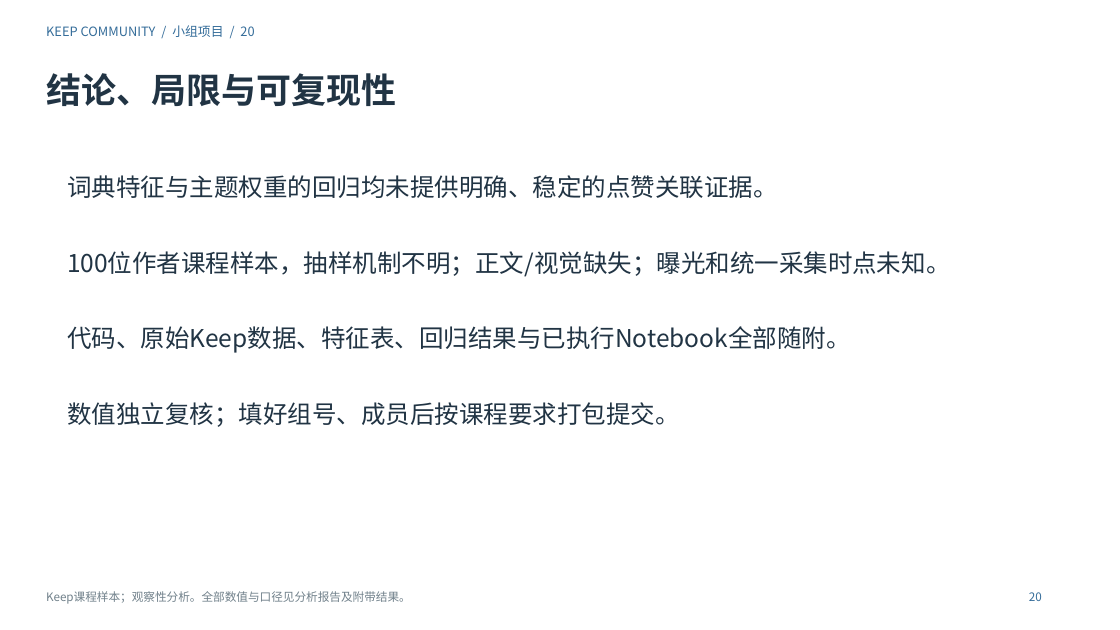
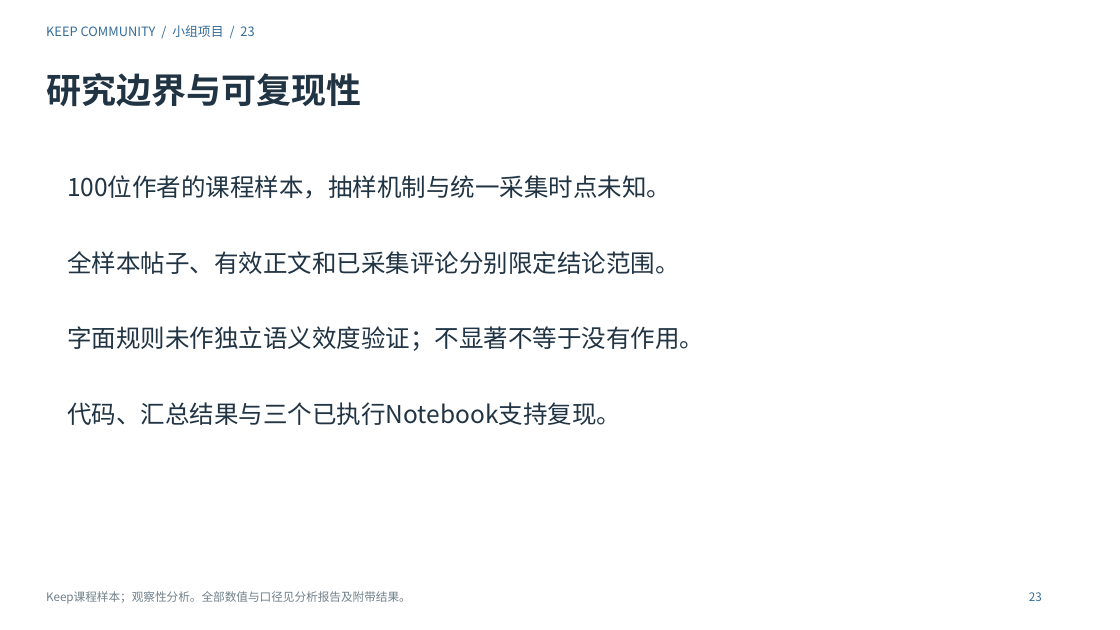
Before and after one commit to Charlie-ChenLin/keep-community-analysis, a slide deck: slide 23 of 演示文稿.pptx (slide 20 before the commit). Drawn at 1120x630 pixels with LibreOffice and Linux fonts; fonts in the diff are those of the drawing. Boxes give left, top, right and bottom in pixels: in the first picture for what was removed or moved away, otherwise in the second. Text is boxed around its words. In the diff, an @@ line names an element or a change of style, - is before the commit and + after.

```diff
--- a/演示文稿.pptx
+++ b/演示文稿.pptx
@@ text at (46, 25, 254, 37): text changed @@
-KEEP COMMUNITY / 小组项目 / 20
+KEEP COMMUNITY / 小组项目 / 23
@@ text at (46, 73, 361, 106): text changed @@
-结论、局限与可复现性
+研究边界与可复现性
@@ text at (67, 175, 704, 425): text changed @@
-词典特征与主题权重的回归均未提供明确、稳定的点赞关联证据。
-100位作者课程样本，抽样机制不明；正文/视觉缺失；曝光和统一采集时点未知。
-代码、原始Keep数据、特征表、回归结果与已执行Notebook全部随附。
-数值独立复核；填好组号、成员后按课程要求打包提交。
+100位作者的课程样本，抽样机制与统一采集时点未知。
+全样本帖子、有效正文和已采集评论分别限定结论范围。
+字面规则未作独立语义效度验证；不显著不等于没有作用。
+代码、汇总结果与三个已执行Notebook支持复现。
@@ text at (1029, 592, 1042, 601): text changed @@
-20
+23
```
Also in this commit, not shown: 15 other slides changed, 3 slides added, 56 other files.
